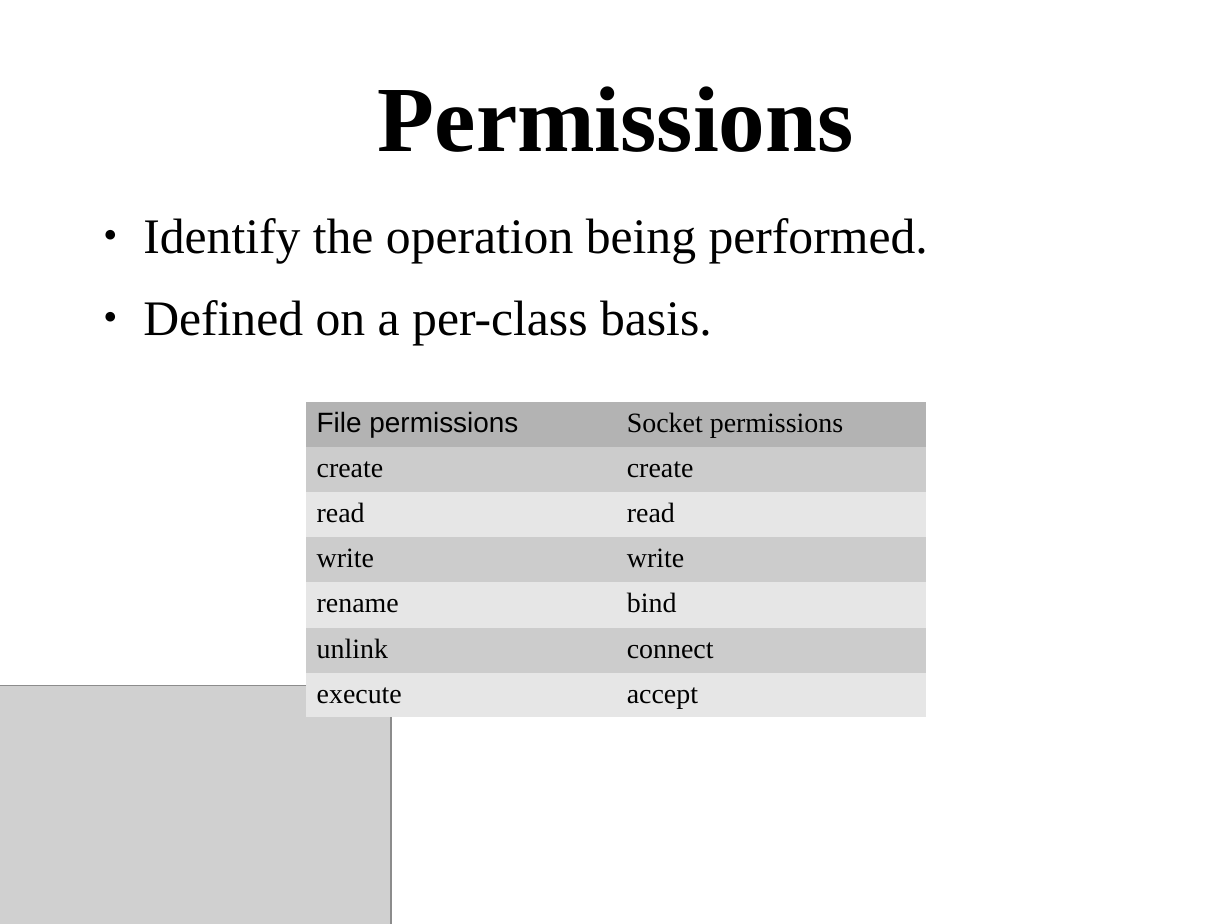
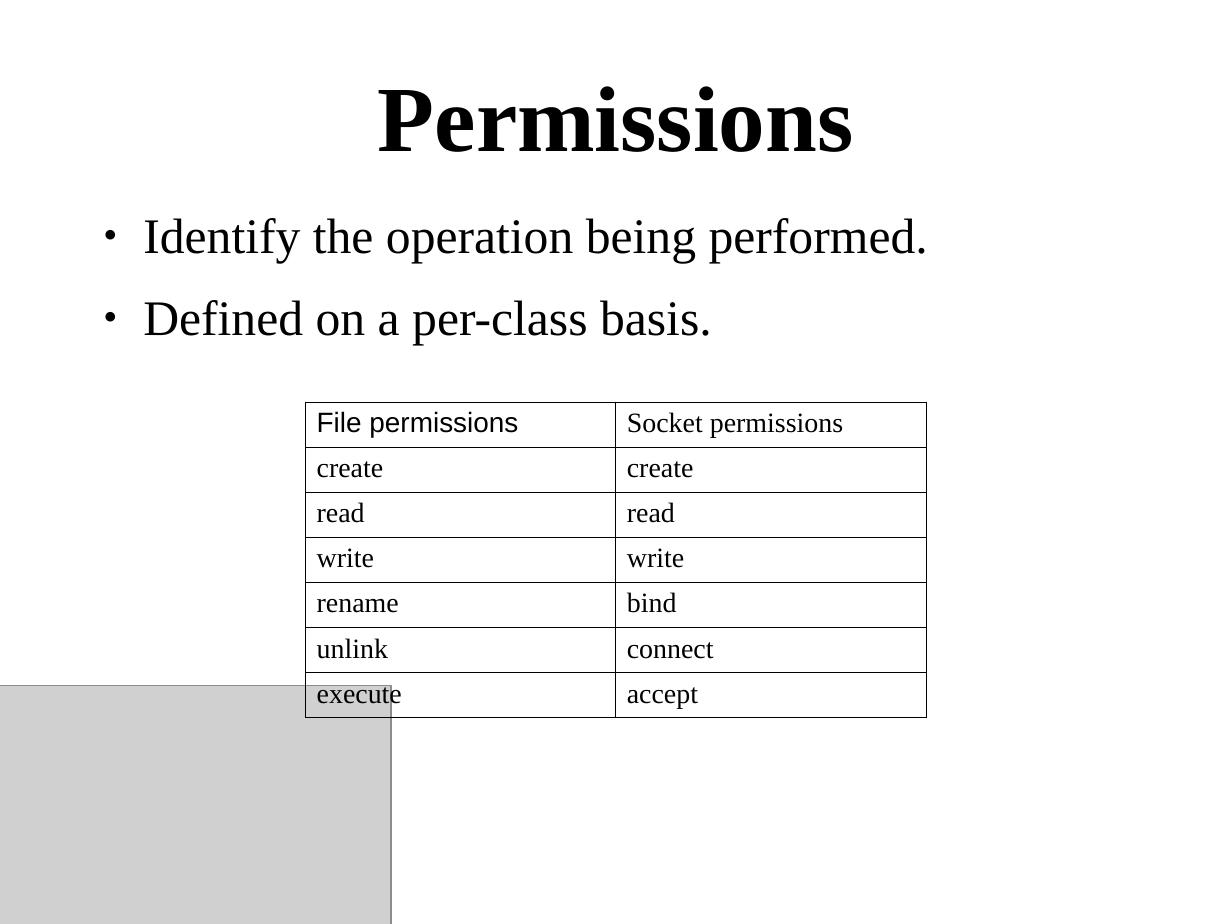
Before and after one commit to dpquigl/demystifying-selinux, a slide deck: slide 26 of demystifying-selinux-part2/demystifying_selinux_part2.odp. Drawn at 1232x924 pixels with LibreOffice and Linux fonts; fonts in the diff are those of the drawing; grey boxes stand for pictures. Boxes give left, top, right and bottom in pixels: in the first picture for what was removed or moved away, otherwise in the second. Text is boxed around its words. In the diff, an @@ line names an element or a change of style, - is before the commit and + after.

```diff
--- a/demystifying-selinux-part2/demystifying_selinux_part2.odp
+++ b/demystifying-selinux-part2/demystifying_selinux_part2.odp
@@ table at <box>306,402,928,718</box> @@
@@ fill #B3B3B3 to none in row 1 @@
@@ fill #CCCCCC to none in 6 cells @@
@@ fill #E6E6E6 to none in 6 cells @@
@@ borders changed @@
```
Also in this commit, not shown: 6 other slides changed, 1 slide removed, 2 other files.
